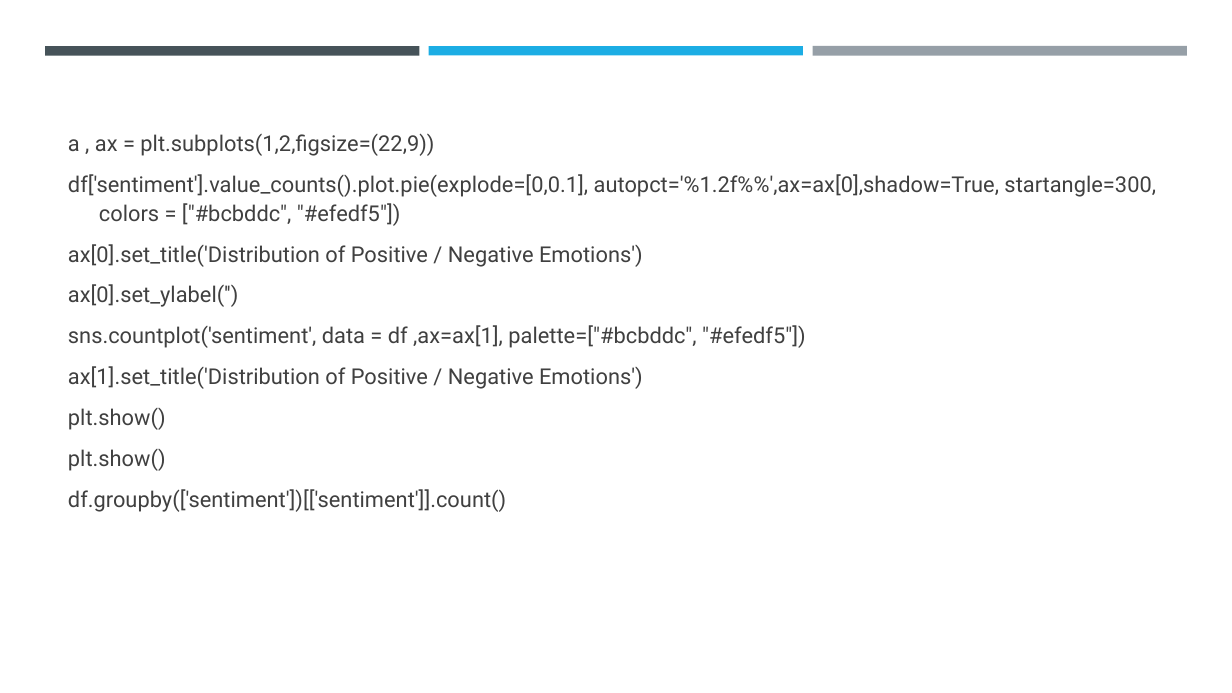
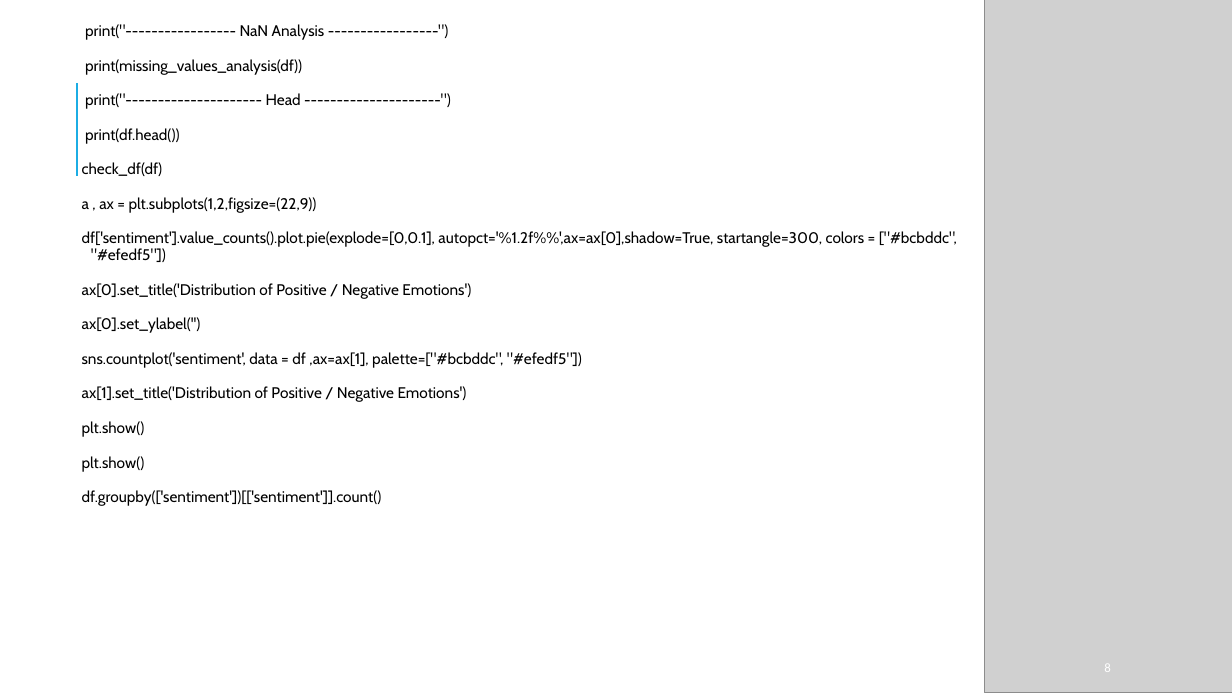
Before and after one commit to kalairehoboth/My-project, a slide deck: slide 8 of Capstone project.pptx. Drawn at 1232x693 pixels with LibreOffice and Linux fonts; fonts in the diff are those of the drawing; grey boxes stand for pictures; background and template pictures are left out. Boxes give left, top, right and bottom in pixels: in the first picture for what was removed or moved away, otherwise in the second. Text is boxed around its words. In the diff, an @@ line names an element or a change of style, - is before the commit and + after.

```diff
--- a/Capstone project.pptx
+++ b/Capstone project.pptx
@@ rectangle added at box(0, 0, 763, 693), fill #FFFFFF at 90% opacity @@
@@ text "print("----------------- NaN Analysis -----------------")": place and size @@
-text "print("----------------- NaN Analysis -----------------")" at box(68, 134, 1156, 512)
+text "print("----------------- NaN Analysis -----------------")" at box(82, 24, 957, 506)
@@ text "print("----------------- NaN Analysis -----------------")" at box(82, 24, 957, 506): vertical alignment middle to top @@
@@ text at box(82, 24, 325, 176): paragraphs added @@
+print("----------------- NaN Analysis -----------------")
+print(missing_values_analysis(df))
+print("--------------------- Head ---------------------")
+print(df.head())
+check_df(df)
@@ picture added at box(985, 0, 1232, 693) @@
@@ rectangle removed at box(45, 46, 420, 55) @@
@@ rectangle removed at box(429, 46, 803, 55) @@
@@ rectangle removed at box(812, 46, 1187, 56) @@
@@ line added from (77, 176) to (77, 83), #1CADE4 1.5 pt @@
@@ text at box(82, 197, 957, 506): size 17 to 12 pt, font Roboto to Cabin, text colour #404040 to #000000 in "a , ax = plt.subplots(1,2,figsize=(22,9))", "df['sentiment'].value_counts().plot.pie(explode=[0,0.1], aut ...", "ax[0].set_title('Distribution of Positive / Negative Emotion ...", "ax[0].set_ylabel('')" and 5 more places; indent changed; line spacing 1.1 to 0.9; more space between paragraphs @@
@@ page number added at box(1104, 665, 1110, 672), 10 pt, text #FFFFFF @@
+8
```
Also in this commit, not shown: 10 other slides changed, 2 slides added, 2 slides removed.
